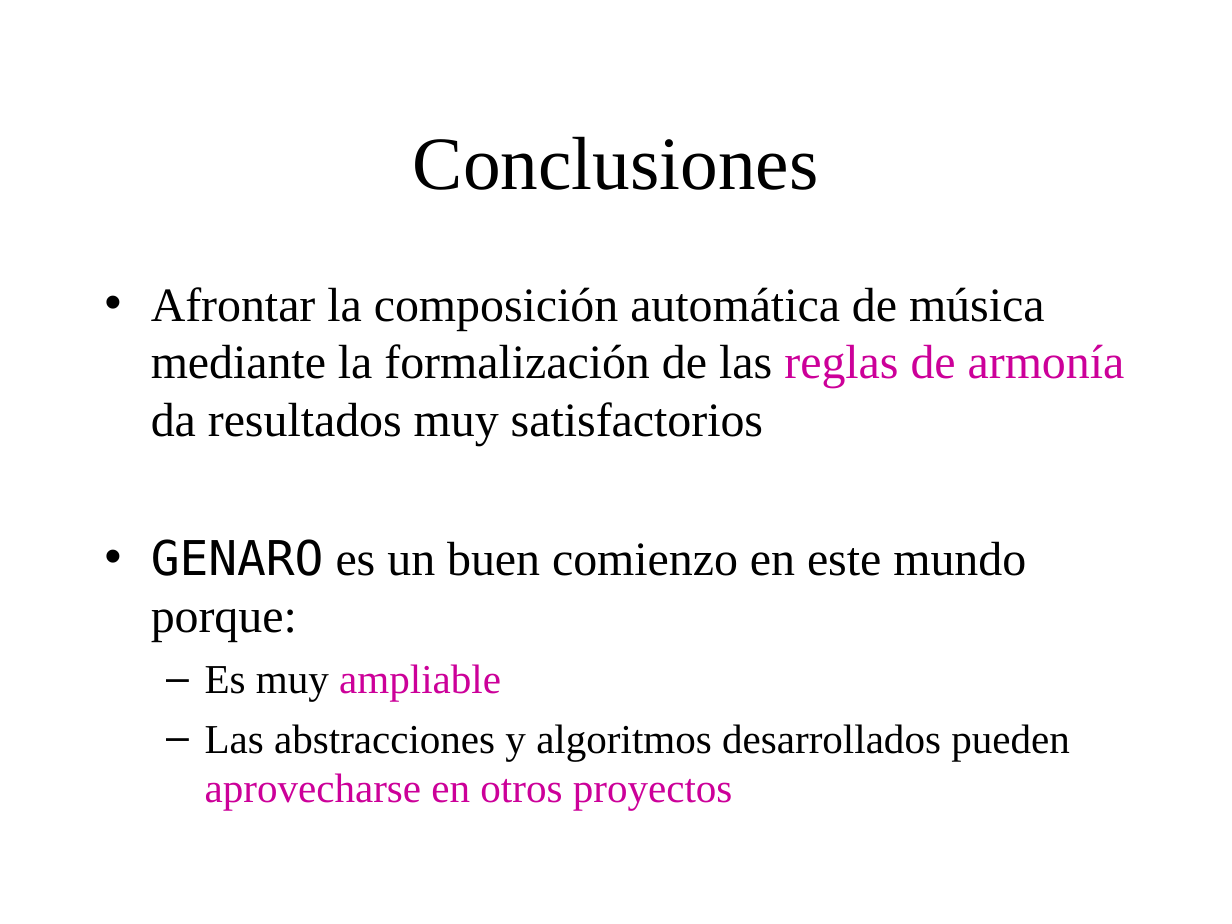
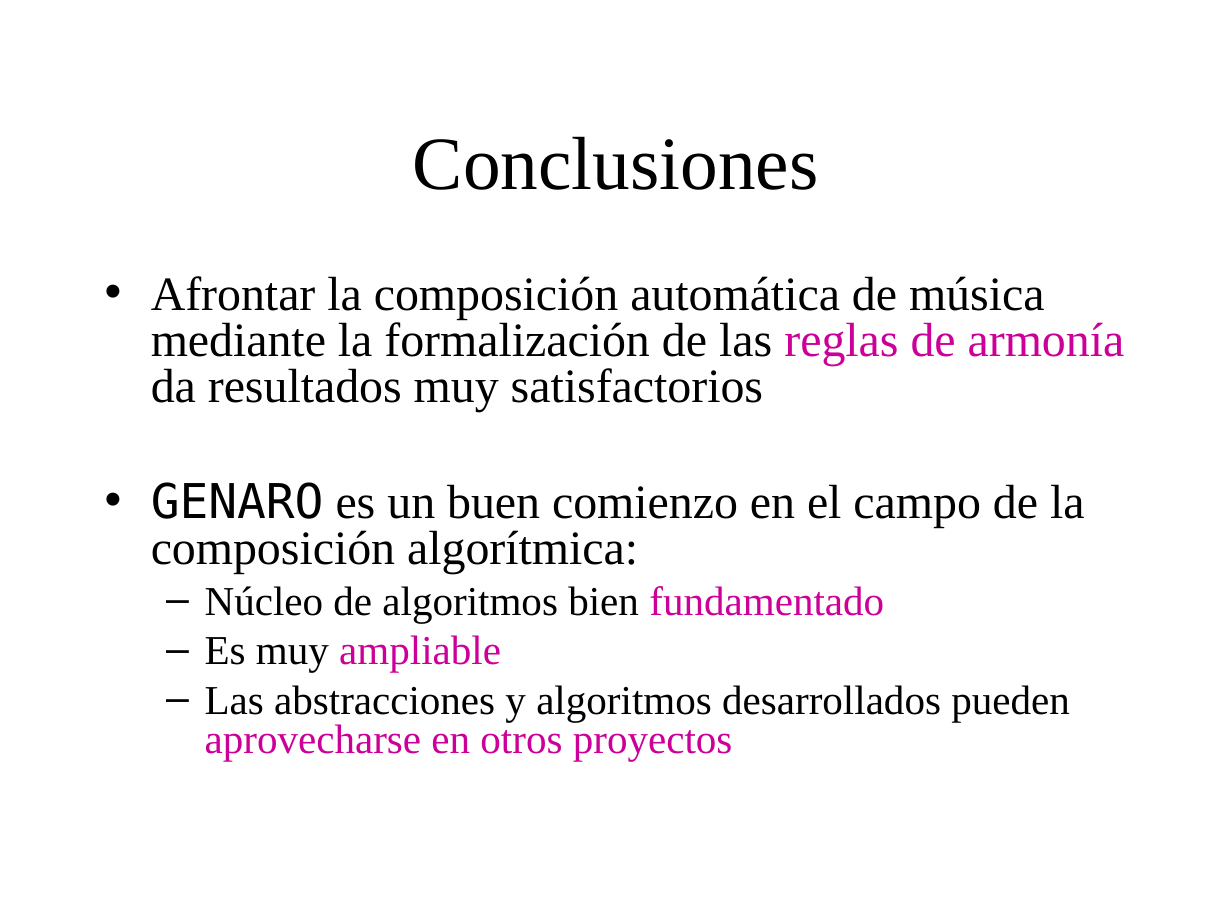
Before and after one commit to BackupTheBerlios/genaro, a slide deck: slide 34 of Documentos/MemoriaSSII/presentacion_proyecto2.ppt. Drawn at 1232x924 pixels with LibreOffice and Linux fonts; fonts in the diff are those of the drawing; background and template pictures are left out. Boxes give left, top, right and bottom in pixels: in the first picture for what was removed or moved away, otherwise in the second. Text is boxed around its words. In the diff, an @@ line names an element or a change of style, - is before the commit and + after.

```diff
--- a/Documentos/MemoriaSSII/presentacion_proyecto2.ppt
+++ b/Documentos/MemoriaSSII/presentacion_proyecto2.ppt
@@ text at (x1=151, y1=276, x2=1125, y2=761): line spacing 1 to 0.8 @@
@@ text at (x1=151, y1=482, x2=1085, y2=623): text changed @@
-• GENARO es un buen comienzo en este mundo porque:
+• GENARO es un buen comienzo en el campo de la composición algorítmica:
+  – Núcleo de algoritmos bien fundamentado
```
Also in this commit, not shown: 9 other slides changed.
